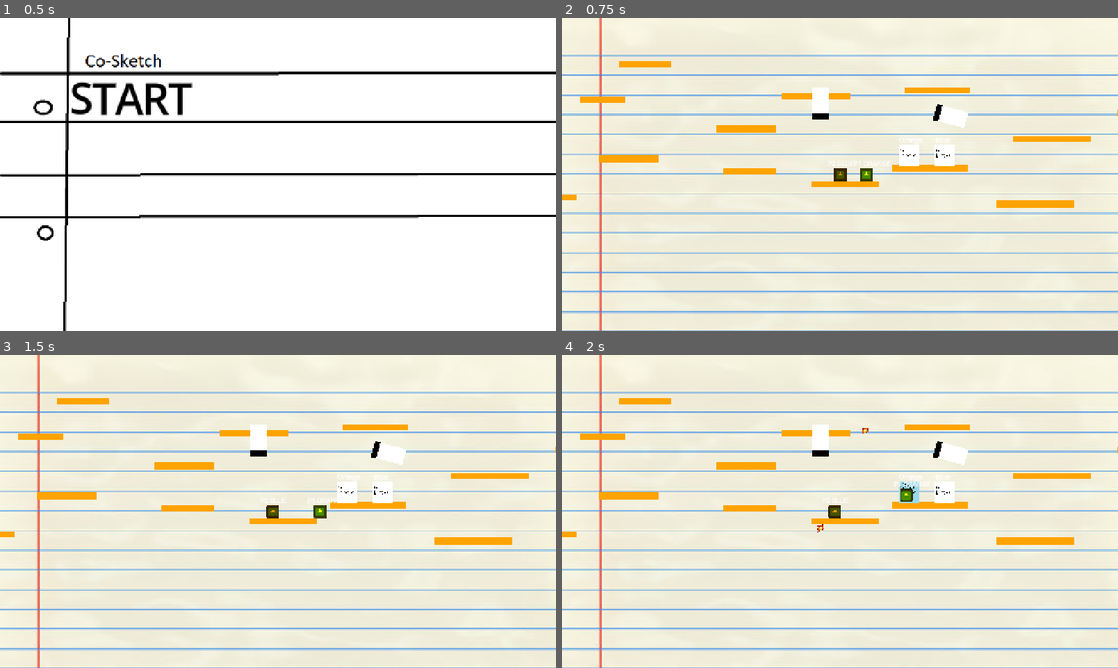
Above: before the commit, frames 1-4 (two rows, left to right).
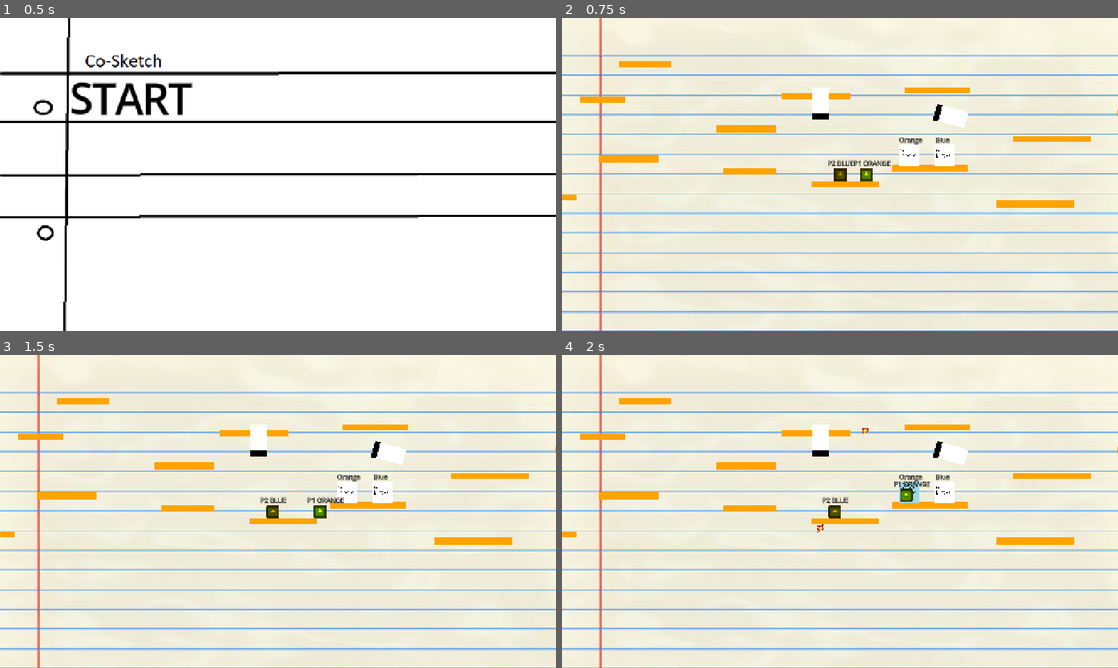
Above: after the commit, the same moments.

Repository: SiwenJadenLong/Co-Sketch
Game: Godot game, scene res://scenes/Gameplay/Main.tscn
Same seed, same stepped clock (60 frames per second), same inputs: the game is played once before the commit and once after it. The engine's default icon, where the game draws it, is replaced by a stand-in: a white triangle on a blue panel in a dark square.
Inputs (mouse positions are in pixels of both pictures, inside the frame that each line leads up to):
- Up to frame 1 (0.5 s): no input
- Up to frame 2 (0.75 s): click "START" at 0.5 s
- Up to frame 3 (1.5 s): tap Enter at 1.25 s; move the mouse to (400, 495) at 1.27 s; hold D (p1_right) from 1.28 s (still down); tap Left (p2_left) at 1.35 s
- Up to frame 4 (2 s): keep holding D (p1_right); tap W (p1_up) at 1.52 s

Frame 1 is identical in both runs. In frame 2, 0.3% of the frame differs, in the area x 47-70%, y 38-48%; in frame 3, 0.3%; in frame 4, 0.3%.

Commit message:
main menu

Diff:
--- a/Scripts/main.gd
+++ b/Scripts/main.gd
@@ -4,6 +4,8 @@
 @onready var main_ui = $Main_UI
 @onready var pause_menu = $Main_UI/Pause_Menu
 @onready var levelcontainer = $Levelcontainer
+@onready var main_menu: Control = $"Main_UI/Main Menu"
+
 var level_instance
 var currentlevelname : String
 
@@ -80,8 +82,9 @@
 	load_new_level(currentlevelname)
 
 func _on_main_menu_pressed():
-	togglepause()
-	get_tree().change_scene_to_file("res://scenes/levels/main_menu.tscn")
+	call_deferred("unload_level")
+	main_menu.show()
+
 
 func _on_level_select_pressed():
 	$Main_UI/Level_Select.visible = true
--- /dev/null
+++ b/Test.tscn
@@ -0,0 +1,10 @@
+[gd_scene load_steps=2 format=3 uid="uid://dnnka5th1gldj"]
+
+[ext_resource type="Texture2D" uid="uid://ocqr4kaowgws" path="res://icon.svg" id="1_mtyf4"]
+
+[node name="Node2D" type="Node2D"]
+
+[node name="Sprite2D" type="Sprite2D" parent="."]
+texture = ExtResource("1_mtyf4")
+
+[node name="Node2D" type="Node2D" parent="."]
--- a/scenes/objects/Player.tscn
+++ b/scenes/objects/Player.tscn
@@ -43,6 +43,7 @@
 offset_top = -39.0
 offset_right = 31.0
 offset_bottom = -16.0
+theme_override_colors/font_color = Color(0, 0, 0, 1)
 text = "Player"
 horizontal_alignment = 1
 
--- a/scenes/objects/door.tscn
+++ b/scenes/objects/door.tscn
@@ -25,6 +25,7 @@
 offset_right = 16.0
 offset_bottom = -25.6667
 size_flags_vertical = 0
+theme_override_colors/font_color = Color(0, 0, 0, 1)
 text = "DOOR"
 horizontal_alignment = 1
 
